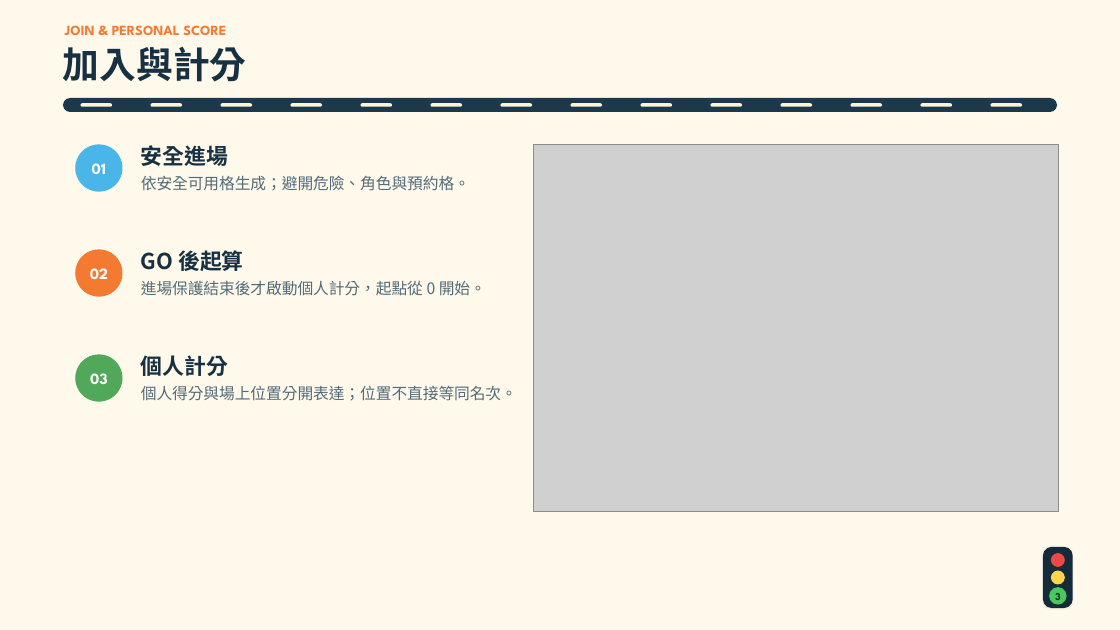
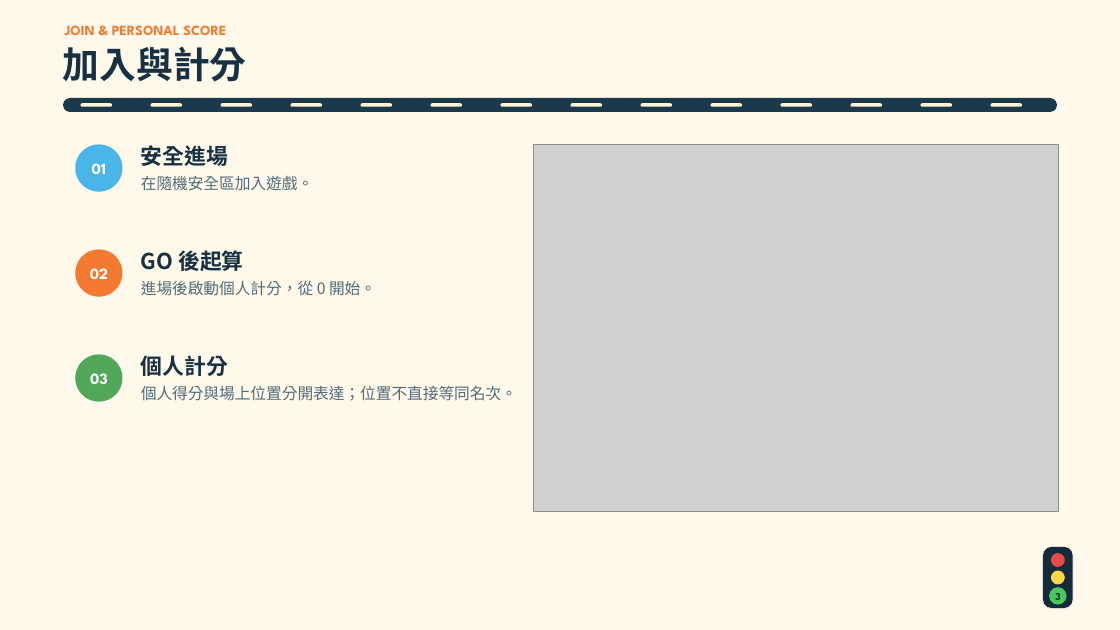
Before and after one commit to jerryfcai794238-bit/crossy-road-prototype, a slide deck: slide 3 of docs/過馬路_立項簡報.pptx. Drawn at 1120x630 pixels with LibreOffice and Linux fonts; fonts in the diff are those of the drawing; grey boxes stand for pictures. Boxes give left, top, right and bottom in pixels: in the first picture for what was removed or moved away, otherwise in the second. Text is boxed around its words. In the diff, an @@ line names an element or a change of style, - is before the commit and + after.

```diff
--- a/docs/過馬路_立項簡報.pptx
+++ b/docs/過馬路_立項簡報.pptx
@@ text at box(141, 176, 313, 190): text changed @@
-依安全可用格生成；避開危險、角色與預約格。
+在隨機安全區加入遊戲。
@@ text at box(141, 281, 376, 296): text changed @@
-進場保護結束後才啟動個人計分，起點從 0 開始。
+進場後啟動個人計分，從 0 開始。
```
Also in this commit, not shown: 2 other slides changed, 10 other files.
